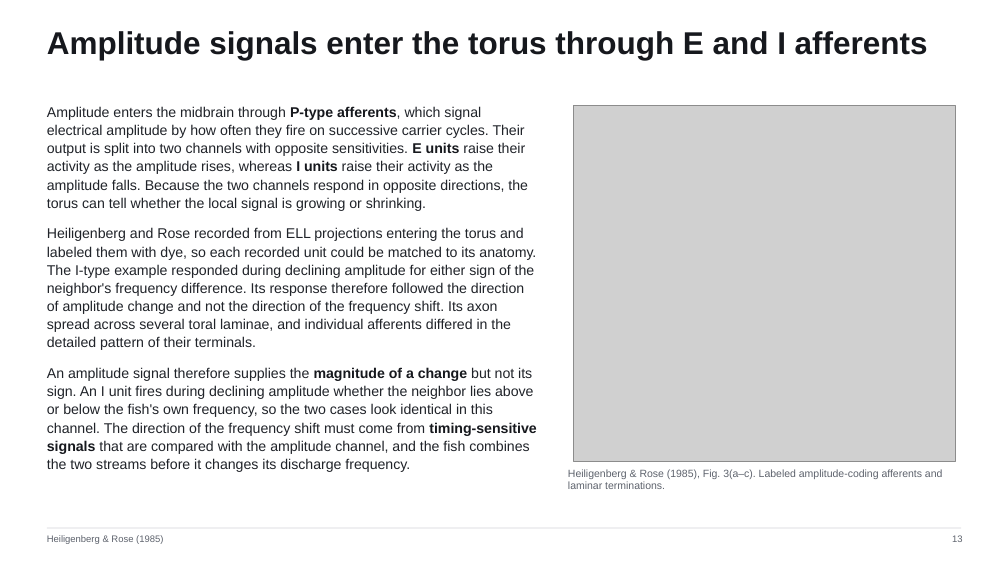
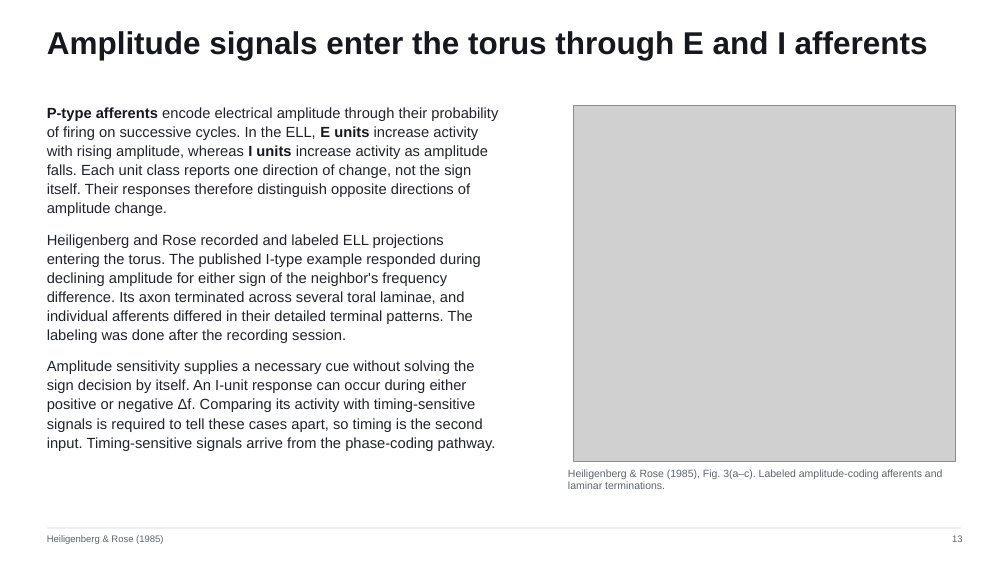
Before and after one commit to jordanxxlopez/NEUROETHOLOGY, a slide deck: slide 17 of scaffolded/Neuroethology_Lecture22_FA2026_SCAFFOLDED.pptx (slide 18 before the commit). Drawn at 1008x567 pixels with LibreOffice and Linux fonts; fonts in the diff are those of the drawing; grey boxes stand for pictures. Boxes give left, top, right and bottom in pixels: in the first picture for what was removed or moved away, otherwise in the second. Text is boxed around its words. In the diff, an @@ line names an element or a change of style, - is before the commit and + after.

```diff
--- a/scaffolded/Neuroethology_Lecture22_FA2026_SCAFFOLDED.pptx
+++ b/scaffolded/Neuroethology_Lecture22_FA2026_SCAFFOLDED.pptx
@@ text at (x1=47, y1=107, x2=498, y2=451): text changed; size 13.5 to 14 pt @@
-Amplitude enters the midbrain through P-type afferents, which signal electrical amplitude by how often they fire on successive carrier cycles. Their output is split into two channels with opposite sensitivities. E units raise their activity as the amplitude rises, whereas I units raise their activity as the amplitude falls. Because the two channels respond in opposite directions, the torus can tell whether the local signal is growing or shrinking.
-Heiligenberg and Rose recorded from ELL projections entering the torus and labeled them with dye, so each recorded unit could be matched to its anatomy. The I-type example responded during declining amplitude for either sign of the neighbor's frequency difference. Its response therefore followed the direction of amplitude change and not the direction of the frequency shift. Its axon spread across several toral laminae, and individual afferents differed in the detailed pattern of their terminals.
-An amplitude signal therefore supplies the magnitude of a change but not its sign. An I unit fires during declining amplitude whether the neighbor lies above or below the fish's own frequency, so the two cases look identical in this channel. The direction of the frequency shift must come from timing-sensitive signals that are compared with the amplitude channel, and the fish combines the two streams before it changes its discharge frequency.
+P-type afferents encode electrical amplitude through their probability of firing on successive cycles. In the ELL, E units increase activity with rising amplitude, whereas I units increase activity as amplitude falls. Each unit class reports one direction of change, not the sign itself. Their responses therefore distinguish opposite directions of amplitude change.
+Heiligenberg and Rose recorded and labeled ELL projections entering the torus. The published I-type example responded during declining amplitude for either sign of the neighbor's frequency difference. Its axon terminated across several toral laminae, and individual afferents differed in their detailed terminal patterns. The labeling was done after the recording session.
+Amplitude sensitivity supplies a necessary cue without solving the sign decision by itself. An I-unit response can occur during either positive or negative Δf. Comparing its activity with timing-sensitive signals is required to tell these cases apart, so timing is the second input. Timing-sensitive signals arrive from the phase-coding pathway.
```
Also in this commit, not shown: 53 other slides changed, 5 slides added, 5 slides removed, 3 other files.
